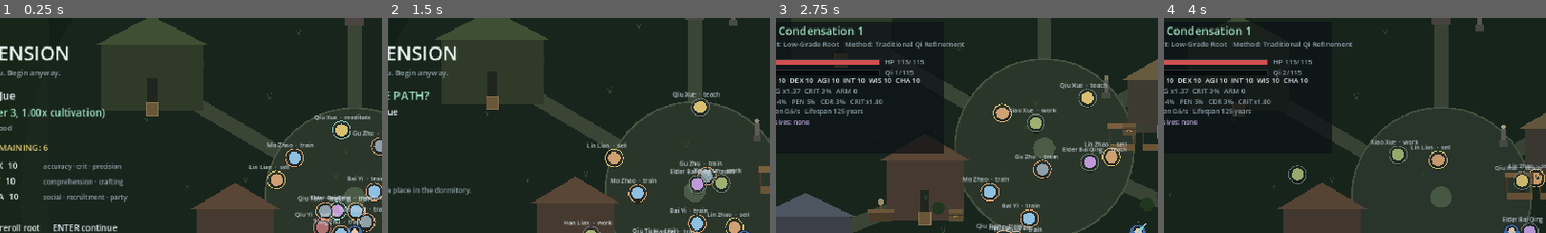
Above: before the commit, frames 1-4 (left to right).
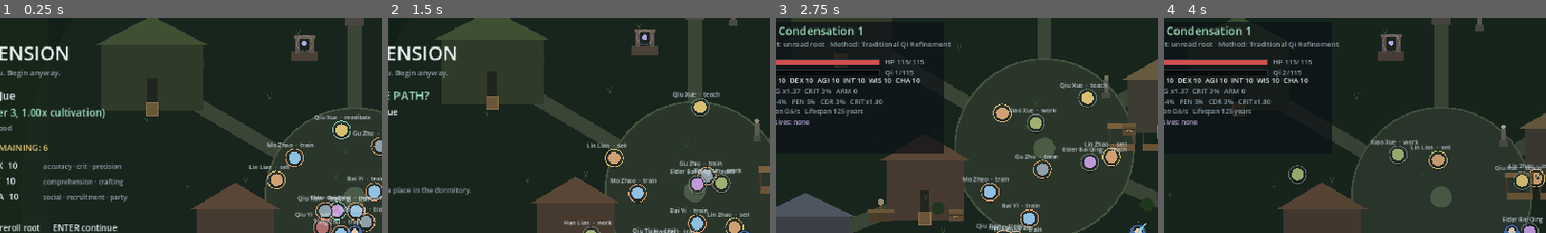
Above: after the commit, the same moments.

Repository: jiinzaa-creates/eternal-ascension
Game: Godot game, scene res://scenes/main.tscn
The game is run twice, just before and just after one commit, with the same random seed, the same clock (stepped at 60 frames per second) and the same inputs.
Inputs (mouse positions are % of the whole screen's width and height, from its top left):
- Up to frame 1 (0.25 s): no input
- Up to frame 2 (1.5 s): tap Enter (accept) at 0.5 s; move the mouse to (72, 45) at 0.52 s; hold D (move_right) 0.53-1.28 s; hold E (interact) 0.53-1.28 s; click (72, 45) at 0.67 s; tap R (reroll) at 0.8, 1.35 s; move the mouse to (30, 55) at 1.27 s; hold S (move_down) from 1.28 s (still down)
- Up to frame 3 (2.75 s): tap E (interact) at 1.55 s; move the mouse to (60, 28) at 2.02 s; release S (move_down) at 2.03 s; hold D (move_right) from 2.03 s (still down); hold Enter (accept) from 2.03 s (still down); tap R (reroll) at 2.3 s
- Up to frame 4 (4 s): move the mouse to (45, 70) at 2.77 s; release D (move_right) at 2.78 s; release Enter (accept) at 2.78 s; hold W (move_up) 2.78-3.53 s; click (45, 70) at 2.85 s; tap E (interact) at 3.05 s; move the mouse to (80, 65) at 3.52 s; hold A (move_left) from 3.53 s (still down); hold G (breakthrough) from 3.53 s (still down); tap R (reroll) at 3.8 s
The pictures show only the part of the screen within x 4-54%, y 0-50%; the shares and areas given below are measured in that part.

The runs differ from the first frame. In frame 1, 0.6% of the frame differs, in the area x 76-84%, y 8-20%; in frame 2, 0.6%; in frame 3, 0.7%; in frame 4, 1.2%, in the area x 2-63%, y 7-20%.

Commit message:
M19: root appraisal, hidden purity, marrow and evolution
Milestone 19. Roots had twelve tiers and a multiplier, and nothing else: every
character was simply born knowing their grade, and a root could never change.

- A root rolls a hidden purity bonus (0-0.25) alongside its tier. The tier's base
  purity always applies, so nothing is lost by ignorance; the bonus applies only
  after appraisal, which makes reading purely upside.
- Cultivation.effective_purity() is now the only place purity is computed, and
  qi_max/qi_regen read it. Legacy saves default to identified = true with no
  bonus, so old characters keep their numbers exactly.
- A Root-Reading Pavilion by the shrine appraises a root for 40 spirit stones,
  then evolves it one tier for one Spirit Root Marrow plus tier-scaled stones.
  It is repeatable and every refusal states its reason: max tier, no marrow, or
  the exact stone price.
- Marrow is discovered, not bought: Roots.marrow_found(coord, site) is a
  deterministic 35% per mine or ruin, so the same site always holds it or does
  not and reloading cannot reroll it. Mines and ruins now yield it.
- Evolution keeps the purity bonus, raises the root's cultivation multiplier,
  and clamps Qi to the new maximum.
- HUD shows "unread root" until appraisal, then the real name.

Verified: import exit 0; unit PASS 648 / FAIL 0; integration PASS 252 / FAIL 0;
boot smoke 240 frames exit 0.

🤖 Generated with Codebuff
Co-Authored-By: Codebuff <noreply@codebuff.com>

Diff:
--- a/game/entities/interactable.gd
+++ b/game/entities/interactable.gd
@@ -8,7 +8,7 @@
 ## `can_interact()` is the single rule shared by the prompt and the handler, so a
 ## spent node can never show a prompt that does nothing.
 
-enum Kind { HERB, SHRINE, PORTAL, CHEST, ALTAR, DOOR, CONTAINER, MANUAL, EXAMINE, SHOP, INN, RUIN, MINE, DEPOSIT }
+enum Kind { HERB, SHRINE, PORTAL, CHEST, ALTAR, DOOR, CONTAINER, MANUAL, EXAMINE, SHOP, INN, RUIN, MINE, DEPOSIT, ROOT }
 
 var kind: int = Kind.HERB
 var id: String = ""
@@ -163,6 +163,14 @@
 				Vector2(0, -34), Vector2(16, -6), Vector2(0, 10), Vector2(-16, -6),
 			]), Color("#b0a0ff", 0.55 + pulse * 0.35))
 			draw_arc(Vector2(0, -12), 34.0, 0.0, TAU, 32, Color("#c8b8ff", 0.25), 1.5)
+		Kind.ROOT:
+			# A reading pavilion: stone base, open arch, a hanging light.
+			draw_rect(Rect2(-22, -6, 44, 16), Color("#4a4038"))
+			draw_rect(Rect2(-16, -30, 8, 26), Color("#5c5248"))
+			draw_rect(Rect2(8, -30, 8, 26), Color("#5c5248"))
+			draw_rect(Rect2(-18, -34, 36, 5), Color("#6a5f52"))
+			draw_circle(Vector2(0, -20), 4.5, Color("#c9b6ff", 0.7 + pulse * 0.25))
+			draw_arc(Vector2(0, -20), 11.0 + pulse * 3.0, 0.0, TAU, 24, Color("#c9b6ff", 0.3), 1.5)
 		Kind.DOOR:
 			# The doorway the building leaves at its base.
 			draw_rect(Rect2(-10, -22, 20, 22), Color("#120e0a") if open else Color("#6a5638"))
--- a/game/scenes/main.gd
+++ b/game/scenes/main.gd
@@ -69,6 +69,7 @@
 var _help_visible := true
 var _hazard_accum := 0.0
 var _npc_index := 0
+var _root_rolls := 0
 
 
 func _ready() -> void:
@@ -136,6 +137,8 @@
 	world.add_child(player)
 	player.display_name = _random_name()
 	player.cultivation.root_tier = _roll_root()
+	player.cultivation.purity_bonus = _roll_purity()
+	player.cultivation.identified = false
 	player.spawn_point = player.position
 
 	camera_rig = CameraRig.new()
@@ -289,6 +292,13 @@
 	world.add_child(stele)
 	interactables.append(stele)
 
+	# Root appraisal and evolution, beside the shrine that reads meridians.
+	var pavilion := Interactable.new()
+	pavilion.setup(Interactable.Kind.ROOT, "root.pavilion", "Root-Reading Pavilion — appraise or evolve")
+	pavilion.position = settlement.position_for("shrine") + Vector2(-84, 62)
+	world.add_child(pavilion)
+	interactables.append(pavilion)
+
 	var board := Interactable.new()
 	board.setup_examine("board.market", "Market notice board",
 		"Notices: a bounty on marsh boars, a lost jade comb, and a warning not to enter the eastern rift.")
@@ -308,6 +318,11 @@
 	inn.position = settlement.position_for("tavern") + Vector2(-74, 46)
 	world.add_child(inn)
 	interactables.append(inn)
+
+
+func _roll_purity() -> float:
+	_root_rolls += 1
+	return Roots.roll_purity_bonus(_root_rolls)
 
 
 func _roll_root() -> int:
@@ -730,6 +745,8 @@
 			return
 		if event.is_action_pressed("reroll"):
 			player.cultivation.root_tier = _roll_root()
+			player.cultivation.purity_bonus = _roll_purity()
+			player.cultivation.identified = false
 			player.rebuild_stats()
 			Bus.cultivation_changed.emit()
 			Bus.toast.emit("Your root shifts.")
@@ -940,6 +957,9 @@
 			if node.used:
 				return
 			_loot(node, 5, "ruin cache", 1)
+			if Roots.marrow_found(node.chunk_coord, "ruin"):
+				player.pick_up(_make_marrow())
+				Bus.toast.emit("Among the rubble: a knot of root marrow.")
 			_award_discovery(node, 40)
 		Interactable.Kind.MINE:
 			if node.used:
@@ -947,6 +967,9 @@
 			_mark_spent(node)
 			player.pick_up(_make_ore())
 			Bus.toast.emit("Mined spirit ore from the vein.")
+			if Roots.marrow_found(node.chunk_coord, "mine"):
+				player.pick_up(_make_marrow())
+				Bus.toast.emit("A knot of root marrow comes loose from the rock.")
 			_award_discovery(node, 25)
 		Interactable.Kind.DEPOSIT:
 			if node.used:
@@ -956,6 +979,8 @@
 			Bus.player_stats_changed.emit()
 			Bus.toast.emit("Gathered 25 spirit stones from the deposit.")
 			_award_discovery(node, 15)
+		Interactable.Kind.ROOT:
+			_use_root_pavilion()
 
 
 ## Spends a node: streamed resources record a chunk delta with their own regrow
@@ -998,6 +1023,85 @@
 	}
 	Game.spirit_stones += reward
 	Bus.toast.emit("Discovery — %s (+%d spirit stones)." % [node.label, reward])
+
+
+# ------------------------------------------------------------- roots ----
+
+## Appraises an unread root, then evolves it one tier for marrow and stones.
+## Repeatable: the pavilion is not consumed, and the prompt is honest about why a
+## step is unavailable.
+func _use_root_pavilion() -> void:
+	if player == null:
+		return
+	var cultivation := player.cultivation
+	if not cultivation.identified:
+		if Game.spirit_stones < Roots.IDENTIFY_COST:
+			Bus.toast.emit("Appraisal costs %d spirit stones. You have %d." % [Roots.IDENTIFY_COST, Game.spirit_stones])
+			return
+		Game.spirit_stones -= Roots.IDENTIFY_COST
+		cultivation.identified = true
+		var before := cultivation.qi_max(player.stats)
+		player.rebuild_stats()
+		cultivation.qi = minf(cultivation.qi, cultivation.qi_max(player.stats))
+		Bus.player_stats_changed.emit()
+		Bus.cultivation_changed.emit()
+		Bus.toast.emit("The pavilion reads your root: %s. Qi capacity %d -> %d." % [
+			Roots.describe(cultivation.root_data(), cultivation.effective_purity()),
+			int(before), int(cultivation.qi_max(player.stats)),
+		])
+		return
+
+	var tier := cultivation.root_tier
+	var check := Roots.can_evolve(tier, _marrow_count(), Game.spirit_stones)
+	if not bool(check["ok"]):
+		match String(check["reason"]):
+			"max_tier":
+				Bus.toast.emit("Your root is already at the twelfth tier.")
+			"no_marrow":
+				Bus.toast.emit("Evolution needs Spirit Root Marrow. Mines and ruins sometimes hold it.")
+			"no_stones":
+				Bus.toast.emit("Evolution costs %d spirit stones. You have %d." % [int(check["cost"]), Game.spirit_stones])
+		return
+	_consume_marrow()
+	Game.spirit_stones -= int(check["cost"])
+	cultivation.root_tier = mini(Roots.MAX_TIER, tier + 1)
+	player.rebuild_stats()
+	cultivation.qi = minf(cultivation.qi, cultivation.qi_max(player.stats))
+	Bus.player_stats_changed.emit()
+	Bus.cultivation_changed.emit()
+	Bus.toast.emit("Your root evolves — %s." % Roots.describe(cultivation.root_data(), cultivation.effective_purity()))
+
+
+func _make_marrow() -> Dictionary:
+	return {
+		"id": "item.marrow.spirit.%d" % player.inventory.size(),
+		"name": "Spirit Root Marrow",
+		"base_name": "Spirit Root Marrow",
+		"slot": "material",
+		"ilvl": 3,
+		"rarity": 2,
+		"rarity_name": "Rare",
+		"implicit": "Root evolution reagent",
+		"base_damage": 0.0,
+		"armor": 0.0,
+		"mods": [],
+		"value": 60,
+	}
+
+
+func _marrow_count() -> int:
+	var count := 0
+	for item in player.inventory:
+		if String(item.get("id", "")).begins_with("item.marrow"):
+			count += 1
+	return count
+
+
+func _consume_marrow() -> void:
+	for i in player.inventory.size():
+		if String(player.inventory[i].get("id", "")).begins_with("item.marrow"):
+			player.inventory.remove_at(i)
+			return
 
 
 func _make_ore() -> Dictionary:
--- a/game/systems/cultivation.gd
+++ b/game/systems/cultivation.gd
@@ -13,6 +13,10 @@
 var sublevel: int = 1
 var qi: float = 0.0
 var root_tier: int = 3
+## Appraisal state. The hidden purity bonus only applies once the root has been
+## read; the tier's own purity always applies, so nothing is lost by not knowing.
+var identified := false
+var purity_bonus := 0.0
 var method_id: String = "method.traditional"
 var breakthrough_attempts: int = 0
 var failures: int = 0
@@ -38,6 +42,13 @@
 	return float(root_data().get("cult_mult", 1.0))
 
 
+## Purity the formulas actually use: the tier's base purity plus the hidden bonus
+## once the root has been appraised.
+func effective_purity() -> float:
+	var base := float(root_data().get("purity", 0.55))
+	return clampf(base + (purity_bonus if identified else 0.0), 0.0, 1.0)
+
+
 func method_mult() -> float:
 	return float(method_data().get("cult_mult", 1.0))
 
@@ -47,8 +58,7 @@
 
 
 func qi_max(stats: StatBlock) -> float:
-	var purity := float(root_data().get("purity", 0.55))
-	return base_qi() * stats.max_qi_mult() * (0.75 + 0.5 * purity) + stats.qi_max_flat()
+	return base_qi() * stats.max_qi_mult() * (0.75 + 0.5 * effective_purity()) + stats.qi_max_flat()
 
 
 func qi_gain_per_sec(stats: StatBlock, environment: float = 1.0) -> float:
@@ -58,8 +68,7 @@
 ## Passive regeneration while not meditating. Small, but real: a wounded
 ## cultivator recovers between fights without sitting down.
 func qi_regen_per_sec(stats: StatBlock) -> float:
-	var purity := float(root_data().get("purity", 0.55))
-	return (0.6 + Attributes.soft(float(stats.get_attr("wis")), 25.0) / 22.0) * purity * stats.qi_regen_mult() + stats.qi_regen_flat()
+	return (0.6 + Attributes.soft(float(stats.get_attr("wis")), 25.0) / 22.0) * effective_purity() * stats.qi_regen_mult() + stats.qi_regen_flat()
 
 
 func regenerate(stats: StatBlock, delta: float) -> float:
@@ -177,6 +186,8 @@
 		"sublevel": sublevel,
 		"qi": qi,
 		"root_tier": root_tier,
+		"identified": identified,
+		"purity_bonus": purity_bonus,
 		"method_id": method_id,
 		"breakthrough_attempts": breakthrough_attempts,
 		"failures": failures,
@@ -188,6 +199,9 @@
 	sublevel = clampi(int(data.get("sublevel", 1)), 1, SUBLEVELS)
 	qi = float(data.get("qi", 0.0))
 	root_tier = clampi(int(data.get("root_tier", 3)), 1, 12)
+	# Legacy saves were played with a visible root, so they keep it appraised.
+	identified = bool(data.get("identified", true))
+	purity_bonus = clampf(float(data.get("purity_bonus", 0.0)), 0.0, Roots.PURITY_BONUS_MAX)
 	method_id = String(data.get("method_id", "method.traditional"))
 	breakthrough_attempts = int(data.get("breakthrough_attempts", 0))
 	failures = int(data.get("failures", 0))
--- /dev/null
+++ b/game/systems/roots.gd
@@ -0,0 +1,71 @@
+class_name Roots
+extends RefCounted
+## Spiritual-root rules: appraisal, hidden purity, marrow and evolution.
+##
+## A root is rolled at creation, but its **purity bonus** is hidden until the
+## pavilion reads it. The bonus is pure upside — the base purity still applies
+## while unread — so appraisal is discovery without a trap.
+##
+## Evolution is paid in marrow found at overworld sites plus spirit stones, and
+## raises the tier by exactly one. Nothing here mutates state: the host applies.
+
+const MAX_TIER := 12
+const IDENTIFY_COST := 40
+const PURITY_BONUS_MAX := 0.25
+const MARROW_CHANCE := 0.35
+
+
+## Stones for the step out of `tier`. Rising from a high root costs more.
+static func evolve_cost(tier: int) -> int:
+	return 90 + clampi(tier, 1, MAX_TIER) * 60
+
+
+## Whether evolution is possible right now, and why not if it is not.
+static func can_evolve(tier: int, marrow: int, stones: int) -> Dictionary:
+	if tier >= MAX_TIER:
+		return {"ok": false, "reason": "max_tier", "cost": 0}
+	if marrow <= 0:
+		return {"ok": false, "reason": "no_marrow", "cost": evolve_cost(tier)}
+	var cost := evolve_cost(tier)
+	if stones < cost:
+		return {"ok": false, "reason": "no_stones", "cost": cost}
+	return {"ok": true, "reason": "", "cost": cost}
+
+
+## Hidden purity bonus for a roll. `key` is the roll counter, so rerolling the
+## root rerolls this too and saving the number is all that persistence needs.
+static func roll_purity_bonus(key: int) -> float:
+	return float(Rng.stream("root_purity", key, 0).randf_range(0.0, PURITY_BONUS_MAX))
+
+
+## Deterministic marrow find per site: the same mine always either has it or not.
+static func marrow_found(coord: Vector2i, site: String) -> bool:
+	var key := coord.x * 73856 + coord.y * 19349 + hash(site)
+	return float(Rng.stream("root_marrow", key, 0).randf()) < MARROW_CHANCE
+
+
+static func purity_label(purity: float) -> String:
+	var value := clampf(purity, 0.0, 1.0)
+	if value >= 0.95:
+		return "flawless"
+	if value >= 0.85:
+		return "pure"
+	if value >= 0.7:
+		return "clear"
+	if value >= 0.55:
+		return "clouded"
+	return "muddy"
+
+
+static func affinity_text(root: Dictionary) -> String:
+	var affinities: Array = root.get("affinities", [])
+	if affinities.is_empty():
+		return "none"
+	return ", ".join(affinities)
+
+
+## "Ordinary Root (clouded) — metal, wood"
+static func describe(root: Dictionary, purity: float) -> String:
+	return "%s (%s) — %s" % [
+		String(root.get("name", "Unknown Root")), purity_label(purity), affinity_text(root),
+	]
--- a/game/tests/integration.gd
+++ b/game/tests/integration.gd
@@ -794,6 +794,41 @@
 	armoured.queue_free()
 	bare.queue_free()
 
+	# --- spiritual roots: appraisal, marrow, evolution ------------------------
+	check(not player.cultivation.identified, "a new run starts with an unread root")
+	check(player.cultivation.purity_bonus >= 0.0, "a hidden purity bonus was rolled")
+	var pavilion: Interactable = _find_interactable(main.interactables, "root.pavilion")
+	check(pavilion != null, "the root pavilion stands by the shrine")
+	Game.spirit_stones = 300
+	var purity_before := player.cultivation.effective_purity()
+	var qi_before := player.cultivation.qi_max(player.stats)
+	main._use_interactable(pavilion)
+	check(player.cultivation.identified, "the pavilion reads the root")
+	check(Game.spirit_stones == 300 - Roots.IDENTIFY_COST, "appraisal costs its stones")
+	check(player.cultivation.effective_purity() >= purity_before, "a read root is never worse")
+	check(player.cultivation.qi_max(player.stats) >= qi_before, "a read root raises or keeps Qi capacity")
+
+	var tier_before: int = player.cultivation.root_tier
+	player.pick_up(main._make_marrow())
+	check(main._marrow_count() >= 1, "marrow is an inventory material")
+	if tier_before < Roots.MAX_TIER:
+		Game.spirit_stones = Roots.evolve_cost(tier_before)
+		var marrow_before: int = main._marrow_count()
+		main._use_interactable(pavilion)
+		check(Game.spirit_stones == 0, "evolution spends its stones")
+		check(player.cultivation.root_tier == tier_before + 1, "marrow and stones evolve the root")
+		check(main._marrow_count() == marrow_before - 1, "evolution consumes the marrow")
+		check(player.cultivation.root_mult() > 0.0, "the evolved root has a cultivation multiplier")
+
+	main._save(90)
+	var saved_tier: int = player.cultivation.root_tier
+	var saved_purity: float = player.cultivation.purity_bonus
+	main._load_game(90)
+	await frames(2)
+	check(player.cultivation.identified, "appraisal survives a save")
+	check(player.cultivation.root_tier == saved_tier, "the evolved root survives a save")
+	check(absf(player.cultivation.purity_bonus - saved_purity) < 0.0001, "the hidden purity survives a save")
+
 	# --- save / load ---------------------------------------------------------
 	Save.delete_slot(96)
 	player.cultivation.qi = 12.0
--- a/game/tests/run_tests.gd
+++ b/game/tests/run_tests.gd
@@ -20,6 +20,7 @@
 	_stat_pipeline_tests()
 	_extreme_tests()
 	_secondary_tests()
+	_root_system_tests()
 	_rng_tests()
 	_item_tests()
 	_cultivation_tests()
@@ -412,6 +413,75 @@
 	var derived := plain.derived()
 	check(derived.has("evasion") and derived.has("penetration") and derived.has("cooldown_reduction"), "derived exposes the secondary stats")
 	check(derived.has("crit_multiplier") and derived.has("health_regen") and derived.has("lifespan"), "derived exposes survival stats")
+
+
+# ---------------------------------------------------------------- roots ----
+
+func _root_system_tests() -> void:
+	print("[roots] appraisal, hidden purity, marrow and evolution")
+	var cultivation := Cultivation.new()
+	cultivation.root_tier = 3
+	cultivation.purity_bonus = 0.2
+	cultivation.identified = false
+	var stats := StatBlock.new(Attributes.new())
+	stats.rebuild({}, [], 1, 1.0)
+	var base_purity := float(cultivation.root_data().get("purity", 0.55))
+	check(approx(cultivation.effective_purity(), base_purity), "an unread root uses only its base purity")
+	var unread_qi := cultivation.qi_max(stats)
+	var unread_regen := cultivation.qi_regen_per_sec(stats)
+	cultivation.identified = true
+	check(approx(cultivation.effective_purity(), minf(1.0, base_purity + 0.2)), "a read root adds its hidden purity")
+	check(cultivation.qi_max(stats) >= unread_qi, "reading a root never lowers Qi capacity")
+	check(cultivation.qi_regen_per_sec(stats) > unread_regen, "reading a root never lowers Qi regeneration")
+
+	var evolved := Cultivation.new()
+	evolved.root_tier = 2
+	var before := evolved.root_mult()
+	evolved.root_tier = 3
+	check(evolved.root_mult() > before, "a higher tier multiplies cultivation more")
+
+	check(Roots.evolve_cost(3) > Roots.evolve_cost(2), "evolution costs more at higher tiers")
+	var blocked := Roots.can_evolve(Roots.MAX_TIER, 5, 999999)
+	check(not bool(blocked["ok"]) and String(blocked["reason"]) == "max_tier", "the twelfth tier cannot evolve")
+	blocked = Roots.can_evolve(3, 0, 999999)
+	check(not bool(blocked["ok"]) and String(blocked["reason"]) == "no_marrow", "evolution needs marrow")
+	blocked = Roots.can_evolve(3, 1, 0)
+	check(not bool(blocked["ok"]) and String(blocked["reason"]) == "no_stones", "evolution needs stones")
+	var allowed := Roots.can_evolve(3, 1, Roots.evolve_cost(3))
+	check(bool(allowed["ok"]) and int(allowed["cost"]) == Roots.evolve_cost(3), "marrow and stones allow evolution")
+
+	var purity_a := Roots.roll_purity_bonus(42)
+	check(approx(purity_a, Roots.roll_purity_bonus(42)), "purity rolls are deterministic")
+	check(purity_a >= 0.0 and purity_a <= Roots.PURITY_BONUS_MAX, "purity rolls stay in range")
+
+	check(Roots.marrow_found(Vector2i(4, 9), "mine") == Roots.marrow_found(Vector2i(4, 9), "mine"), "marrow drops are deterministic per site")
+	var hits := 0
+	for x in 20:
+		for y in 15:
+			if Roots.marrow_found(Vector2i(x, y), "mine"):
+				hits += 1
+	var ratio := float(hits) / 300.0
+	check(ratio > 0.15 and ratio < 0.6, "marrow is findable but not everywhere (%.2f)" % ratio)
+
+	check(Roots.purity_label(1.0) == "flawless", "purity reads as a word")
+	check(Roots.purity_label(0.0) == "muddy", "low purity reads as muddy")
+	check(Roots.affinity_text(cultivation.root_data()) != "", "affinities are listed")
+	check(Roots.describe(cultivation.root_data(), 0.9).contains(String(cultivation.root_data().get("name", ""))), "a root describes itself")
+
+	var round_trip := Cultivation.new()
+	round_trip.identified = false
+	round_trip.purity_bonus = 0.11
+	var data := round_trip.to_dict()
+	var loaded := Cultivation.new()
+	loaded.from_dict(data)
+	check(not loaded.identified and approx(loaded.purity_bonus, 0.11), "appraisal state survives a save")
+	var legacy := Cultivation.new()
+	legacy.from_dict({"realm": 2, "root_tier": 4})
+	check(legacy.identified, "legacy saves keep the root they were played with")
+	check(legacy.purity_bonus == 0.0, "legacy saves add no hidden purity")
+	var wild := Cultivation.new()
+	wild.from_dict({"purity_bonus": 9.0})
+	check(wild.purity_bonus == Roots.PURITY_BONUS_MAX, "a wild purity bonus is clamped")
 
 
 func _rng_tests() -> void:
--- a/game/ui/hud.gd
+++ b/game/ui/hud.gd
@@ -85,7 +85,10 @@
 	_text(Vector2(x, y), player.cultivation.stage_label(), 19, ACCENT)
 	y += 20.0
 	var root: Dictionary = player.cultivation.root_data()
-	_text(Vector2(x, y), "Root: %s   Method: %s" % [String(root.get("name", "?")), String(player.cultivation.method_data().get("name", "?"))], 12, MUTED)
+	var root_label := String(root.get("name", "?"))
+	if not player.cultivation.identified:
+		root_label = "unread root"
+	_text(Vector2(x, y), "Root: %s   Method: %s" % [root_label, String(player.cultivation.method_data().get("name", "?"))], 12, MUTED)
 	y += 20.0
 
 	_bar(Vector2(x, y), Vector2(196.0, 10.0), player.hp / maxf(1.0, player.hp_max), Color("#d05050"),
Not shown, added: game/systems/roots.gd.uid
Not shown, changed: docs/DEVELOPMENT.md
